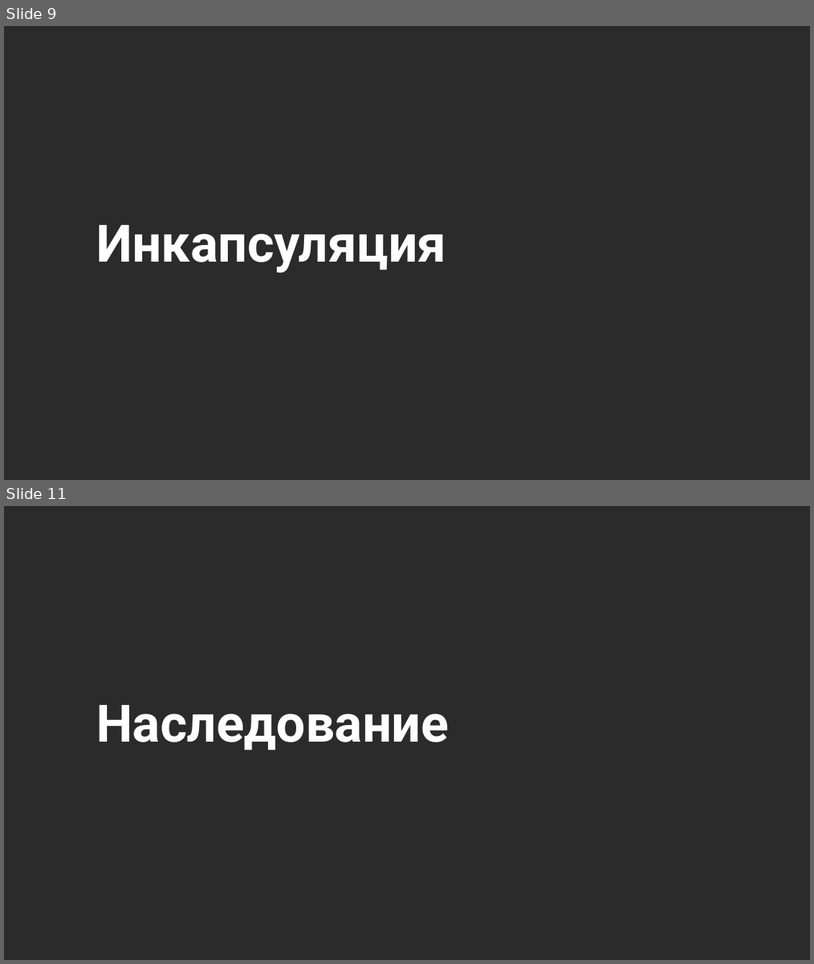
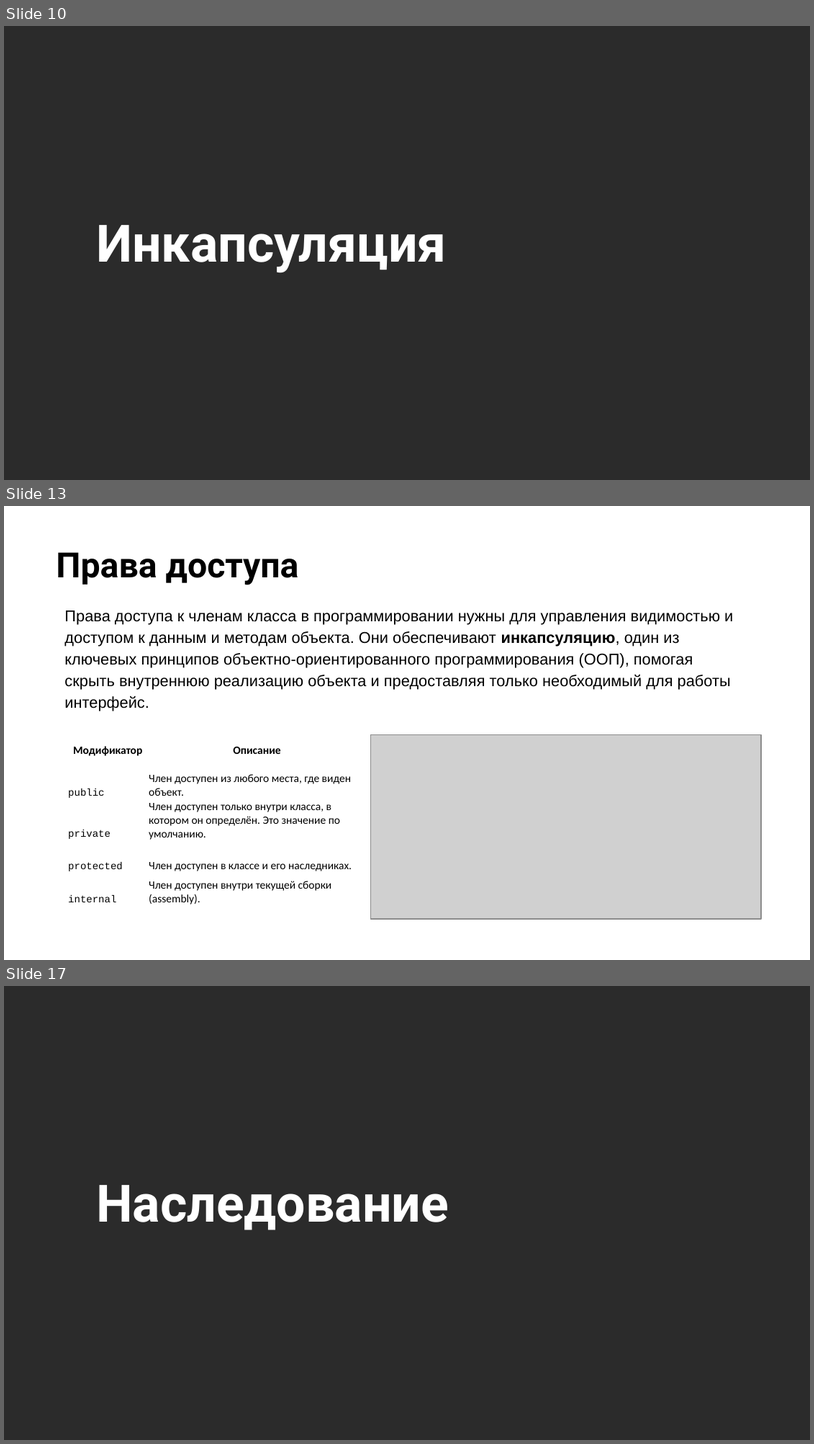
Before and after one commit to NilovPavel/OOP, a slide deck: ООП.pptx. Shown one above the other, each under a label of ours: slides 9 and 11 before the commit, slides 10, 13 and 17 after it; the slides between them are not shown. The pictures are 814x964 and 814x1444 pixels, drawn with LibreOffice and Linux fonts; fonts in the diff are those of the drawing; grey boxes stand for pictures; background and template pictures are left out; a plain dark background stands for a picture behind light text. Boxes give left, top, right and bottom in pixels: in the first picture for what was removed or moved away, otherwise in the second. Text is boxed around its words. In the diff, an @@ line names an element or a change of style, - is before the commit and + after.

Commit message:
Добавлено описание модификаторов доступа.

```diff
--- a/ООП.pptx
+++ b/ООП.pptx
@@ slide 13 added at <box>4,506,810,960</box>, background picture (left out) @@
@@ title added at <box>56,552,299,585</box>, 31 pt, text #000000, bold @@
+Права доступа
@@ text added at <box>64,610,733,711</box>, 14 pt, text #000000 @@
+Права доступа к членам класса в программировании нужны для управления видимостью и доступом к данным и методам объекта. Они обеспечивают инкапсуляцию, один из ключевых принципов объектно-ориентированного программирования (ООП), помогая скрыть внутреннюю реализацию объекта и предоставляя только необходимый для работы интерфейс.
@@ table added at <box>67,734,366,907</box>, 5 rows, 2 columns @@
+Модификатор | Описание
+public | Член доступен из любого места, где виден объект.
+private | Член доступен только внутри класса, в котором он определён. Это значение по умолчанию.
+protected | Член доступен в классе и его наследниках.
+internal | Член доступен внутри текущей сборки (assembly).
@@ picture added at <box>371,735,762,919</box> @@
@@ what was slide 9 is now slide 10 @@
@@ what was slide 11 is now slide 17 @@
```
Also in this commit, not shown: 1 slide changed, 6 other slides added, 1 slide removed, 5 other files.
